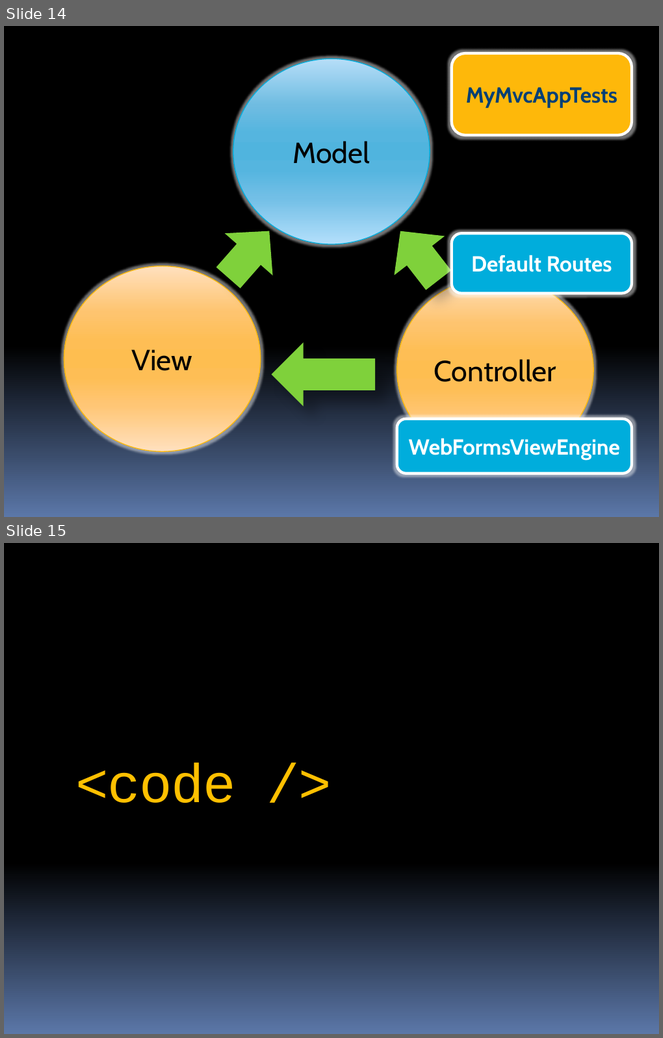
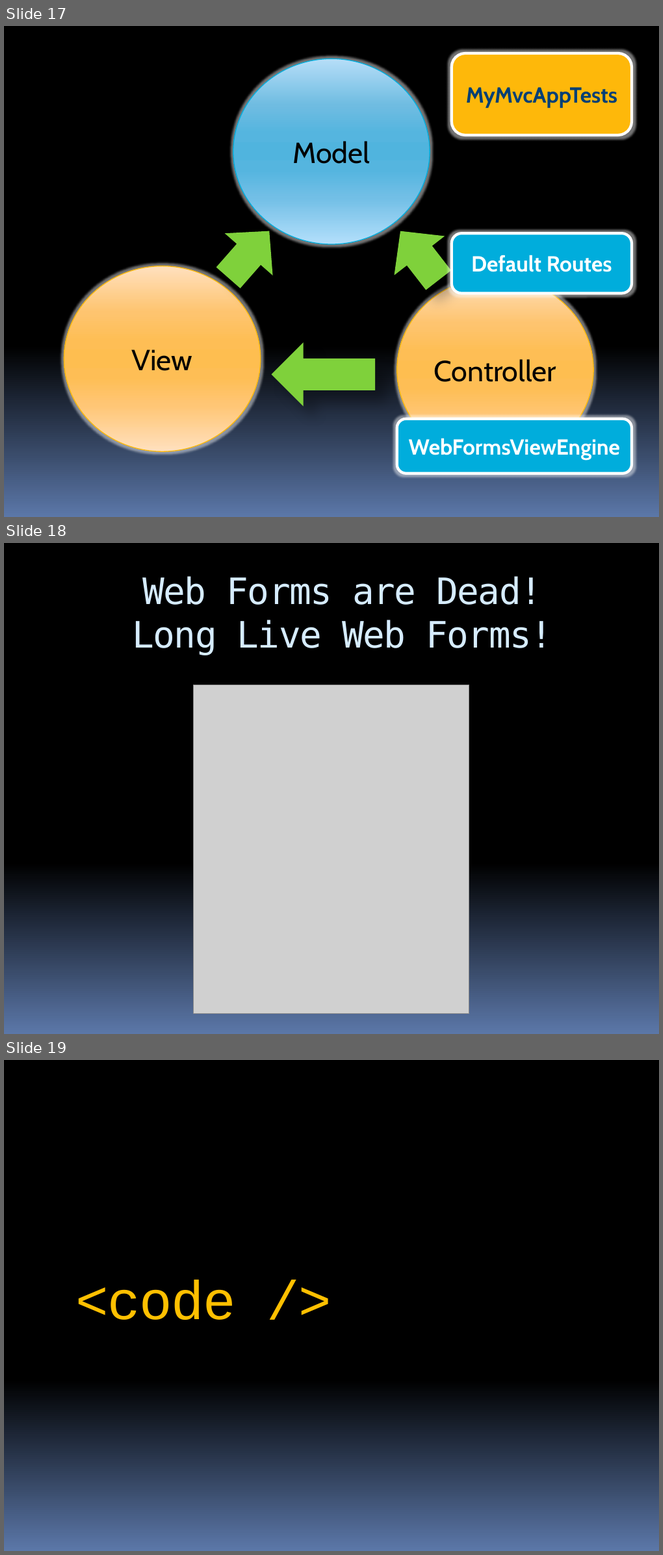
Before and after one commit to stevenharman/codeincubator, a slide deck: Samples/Getting-Started-With-MVC/Getting Started with MVC.pptx. Shown one above the other, each under a label of ours: slides 14 and 15 before the commit, slides 17, 18 and 19 after it. The pictures are 663x1038 and 663x1555 pixels, drawn with LibreOffice and Linux fonts; fonts in the diff are those of the drawing; grey boxes stand for pictures. Boxes give left, top, right and bottom in pixels: in the first picture for what was removed or moved away, otherwise in the second. Text is boxed around its words. In the diff, an @@ line names an element or a change of style, - is before the commit and + after.

```diff
--- a/Samples/Getting-Started-With-MVC/Getting Started with MVC.pptx
+++ b/Samples/Getting-Started-With-MVC/Getting Started with MVC.pptx
@@ slide 18 added at bbox=[4, 543, 659, 1034], background gradient #000000 to #5B77A8 @@
@@ text added at bbox=[132, 576, 553, 655], 40 pt, text #D6ECFF @@
+Web Forms are Dead!
+Long Live Web Forms!
@@ picture added at bbox=[194, 685, 470, 1014] @@
@@ what was slide 14 is now slide 17 @@
@@ what was slide 15 is now slide 19 @@
```
Also in this commit, not shown: 3 other slides added.
